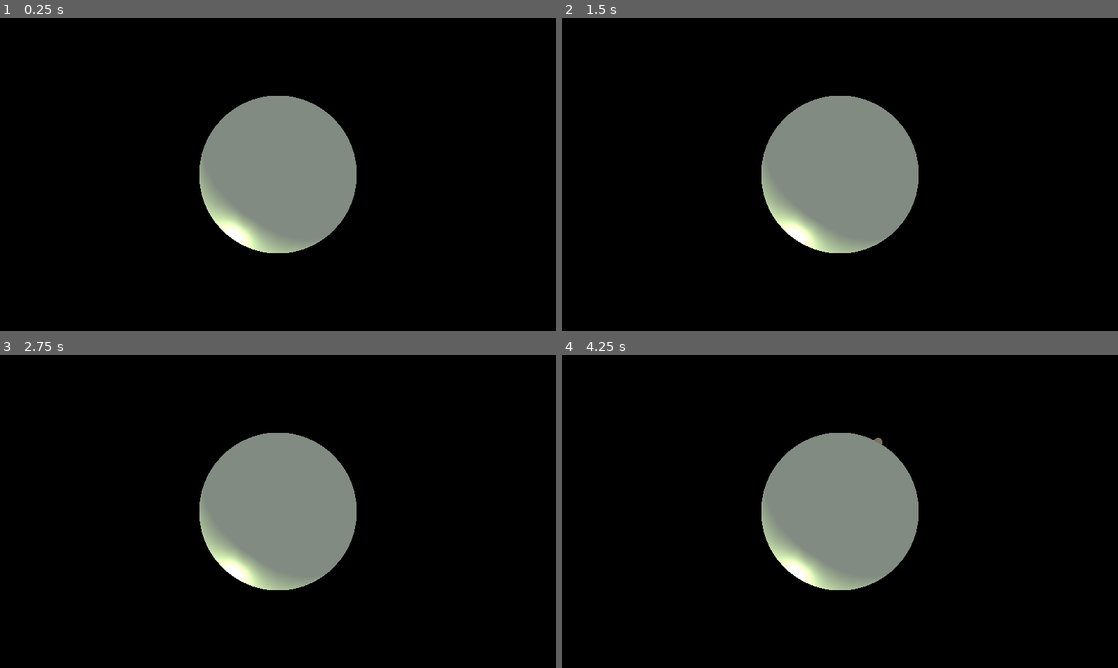
Above: before the commit, frames 1-4 (two rows, left to right).
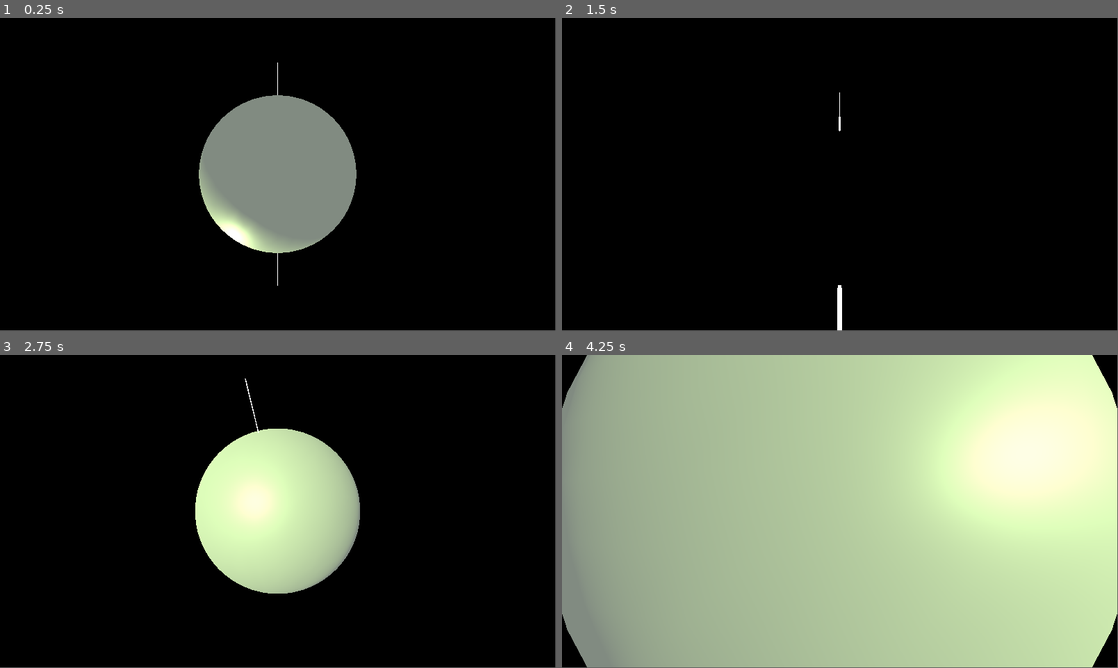
Above: after the commit, the same moments.

Repository: aojg/shizen
Game: Godot game, scene res://Scenes/main.tscn
The game is run twice, just before and just after one commit, with the same random seed, the same clock (stepped at 60 frames per second) and the same inputs. The project has no main scene, so this scene is started directly.
Inputs (mouse positions are in pixels of both pictures, inside the frame that each line leads up to):
- Up to frame 1 (0.25 s): no input
- Up to frame 2 (1.5 s): tap Enter at 0.5 s; move the mouse to (962, 158) at 0.52 s; hold D (move_right) 0.53-1.28 s; hold Q (zoom_in, bound only after the commit) 0.53-1.28 s; click (962, 158) at 0.6 s; move the mouse to (728, 190) at 1.27 s; hold S (move_down) from 1.28 s (still down); tap Q (zoom_in, bound only after the commit) at 1.35 s
- Up to frame 3 (2.75 s): tap E (zoom_out, bound only after the commit) at 1.55 s; move the mouse to (333, 442) at 2.02 s; release S (move_down) at 2.03 s; hold D (move_right) from 2.03 s (still down); hold E (zoom_out, bound only after the commit) from 2.03 s (still down); click (333, 442) at 2.3 s
- Up to frame 4 (4.25 s): move the mouse to (812, 574) at 2.77 s; release D (move_right) at 2.78 s; release E (zoom_out, bound only after the commit) at 2.78 s; hold W (move_up) 2.78-3.53 s; click (812, 574) at 2.85 s; tap Q (zoom_in, bound only after the commit) at 3.05 s; move the mouse to (1006, 558) at 3.52 s; hold A (move_left) from 3.53 s (still down); hold Q (zoom_in, bound only after the commit) from 3.53 s (still down); tap E (zoom_out, bound only after the commit) at 3.8 s
The window is 800x450 before the commit and 799x449 after it. Grey fills any space a smaller window leaves; there, only what the larger window draws over its background counts as a difference.

The runs differ from the first frame. In frame 1, 0.1% of the frame differs, in the area x 35-65%, y 14-86%; in frame 2, 11%; in frame 3, 12%; in frame 4, 98%, in the area x 0-100%, y 0-100%.
Error before the commit: Invalid type in function 'translate' in base 'Spatial (CropController.gd)'. Cannot convert argument 1 from Nil to Vector3. (res://Code/CameraController.gd:23)

Commit message:
Added simple plant growth functionality.

Diff:
--- a/Code/CameraController.gd
+++ b/Code/CameraController.gd
@@ -1,6 +1,7 @@
 extends Camera
 
 const MOVE_SPEED: float = 5.0
+const ZOOM_SPEED: float = 50.0
 var crop: Resource = load("res://Scenes/Crop.tscn")
 
 # Called when the node enters the scene tree for the first time.
@@ -10,18 +11,19 @@
 func get_object_under_mouse():
 	var mouse_pos = get_viewport().get_mouse_position()
 	var ray_from = project_ray_origin(mouse_pos)
-	print(ray_from)
 	var ray_to = ray_from + project_ray_normal(mouse_pos) * 1000.0
 	var space_state = get_world().direct_space_state
 	var selection = space_state.intersect_ray(ray_from, ray_to)
-	print(selection.get("position"))
 	return selection
 
 func _physics_process(delta: float) -> void:
-	if Input.is_action_just_pressed("left_click"):
+	if Input.is_action_just_pressed("left_click") && get_object_under_mouse().get("position") != null:
 		var foo: Spatial = crop.instance()
+		var normal: Vector3 = get_object_under_mouse().get("normal")
+		get_parent().get_parent().add_child(foo)
 		foo.translate(get_object_under_mouse().get("position"))
-		get_parent().get_parent().add_child(foo)
+		var dir: Vector3 = normal.cross(Vector3.RIGHT)
+		foo.look_at(foo.translation + dir * 100, normal)
 
 	if Input.is_action_pressed("move_right"):
 		get_parent().rotate_object_local(Vector3.UP, MOVE_SPEED * delta)
@@ -31,3 +33,7 @@
 		get_parent().rotate_object_local(Vector3.RIGHT, MOVE_SPEED * delta)
 	if Input.is_action_pressed("move_down"):
 		get_parent().rotate_object_local(Vector3.LEFT, MOVE_SPEED * delta)
+	if Input.is_action_pressed("zoom_in"):
+		translate(Vector3.FORWARD * ZOOM_SPEED * delta)
+	if Input.is_action_pressed("zoom_out"):
+		translate(Vector3.BACK * ZOOM_SPEED * delta)
--- /dev/null
+++ b/Code/CropController.gd
@@ -0,0 +1,67 @@
+extends Spatial
+
+var crop: Resource = load("res://Scenes/Crop.tscn")
+
+var crop_timer: float = 0.0
+var stage_times = [0.0, 2.0]
+var stage_meshes = []
+
+var next_stage: int = 1 #Holds the current stage of the crop
+
+#CROP PROPERTIES
+var growth_rate: float = 0.1
+
+func init_stage_meshes() -> void:
+	var mat: SpatialMaterial = SpatialMaterial.new()
+	mat.albedo_color = Color(randf(), randf(), randf())
+	var pm: PrismMesh = PrismMesh.new()
+	var cm: CubeMesh = CubeMesh.new()
+	var sm: SphereMesh = SphereMesh.new()
+	pm.material = mat
+	cm.material = mat
+	sm.material = mat
+	stage_meshes.append(pm)
+	stage_meshes.append(cm)
+	#stage_meshes.append(sm)
+
+func _ready() -> void:
+	growth_rate = rand_range(0.5, 1.0)
+	init_stage_meshes()
+	set_mesh(0)
+
+func set_mesh(index: int) -> void:
+	$MeshInstance.mesh = stage_meshes[index]
+
+#Handles behaviour when a crop is set to die.
+func reproduce(max_angle: float) -> void:
+	var foo: Spatial = crop.instance()
+	get_parent().add_child(foo)
+	foo.rotation = rotation #So basis is same as parent node's.
+	var rand_axis: Vector3 = rand_range(-1, 1) * foo.transform.basis.x + rand_range(-1, 1) * foo.transform.basis.z
+	rand_axis = rand_axis.normalized()
+	var pos: Vector3 = translation.rotated(rand_axis, deg2rad(rand_range(0, max_angle)))
+	foo.translation += pos
+
+	""" var rand_axis: Vector3 = Vector3(rand_range(-1, 1), 0.0, rand_range(-1, 1)).normalized()
+	var pos: Vector3 = Vector3(0, 20, 0).rotated(rand_axis, rand_range(0, 2 * 3.1415))
+	foo.translate(pos)
+	var normal: Vector3 = pos.normalized()
+	var look_dir: Vector3 = normal.cross(Vector3.RIGHT).normalized()
+	foo.look_at(foo.translation + look_dir * 100, normal) """
+	queue_free()
+
+func grow_crop(timer: float, delta: float) -> void:
+	#If there are future stages available
+	if next_stage != stage_times.size():
+		scale += Vector3.ONE * growth_rate * delta
+		if timer >= stage_times[next_stage]:
+			set_mesh(next_stage)
+			next_stage += 1
+	else:
+		reproduce(30)
+
+
+
+func _physics_process(delta: float) -> void:
+	crop_timer += delta
+	grow_crop(crop_timer, delta)
--- a/Code/PlanetController.gd
+++ /dev/null
@@ -1,9 +0,0 @@
-extends StaticBody
-
-# Declare member variables here. Examples:
-# var a: int = 2
-# var b: String = "text"
-
-# Called when the node enters the scene tree for the first time.
-func _ready() -> void:
-	pass # Replace with function body.
--- /dev/null
+++ b/Code/WorldController.gd
@@ -0,0 +1,10 @@
+extends Spatial
+
+var temperature: float = 15.0
+
+func _ready() -> void:
+	pass # Replace with function body.
+
+# Called every frame. 'delta' is the elapsed time since the previous frame.
+#func _process(delta: float) -> void:
+#	pass
--- a/Scenes/Crop.tscn
+++ b/Scenes/Crop.tscn
@@ -1,11 +1,8 @@
-[gd_scene load_steps=4 format=2]
+[gd_scene load_steps=3 format=2]
 
-[ext_resource path="res://Scenes/CropController.gd" type="Script" id=1]
+[ext_resource path="res://Code/CropController.gd" type="Script" id=1]
 
-[sub_resource type="SpatialMaterial" id=1]
-
-[sub_resource type="SphereMesh" id=2]
-material = SubResource( 1 )
+[sub_resource type="PrismMesh" id=1]
 
 [node name="Crop" type="Spatial"]
 script = ExtResource( 1 )
@@ -13,5 +10,6 @@
 [node name="RigidBody" type="RigidBody" parent="."]
 
 [node name="MeshInstance" type="MeshInstance" parent="."]
-mesh = SubResource( 2 )
+transform = Transform( 1, 0, 0, 0, 1, 0, 0, 0, 1, 0, 0.5, 0 )
+mesh = SubResource( 1 )
 material/0 = null
--- a/Scenes/CropController.gd
+++ /dev/null
@@ -1,24 +0,0 @@
-extends Spatial
-
-const GROWTH_SPEED: float = 50.0
-
-var crop_timer: float = 0.0
-var stage_times = [5.0, 10.0, 20.0]
-var stage_meshes = []
-
-func _ready() -> void:
-	var mat: SpatialMaterial = SpatialMaterial.new()
-	mat.albedo_color = Color(randf(), randf(), randf())
-	var cm: CubeMesh = CubeMesh.new()
-	cm.material = mat
-	stage_meshes.append(cm)
-
-	$MeshInstance.set_surface_material(0, mat)
-
-func set_mesh(crop_time: float) -> void:
-	if crop_time >= stage_times[0]:
-		$MeshInstance.mesh = stage_meshes[0]
-
-func _physics_process(delta: float) -> void:
-	crop_timer += delta
-	set_mesh(crop_timer)
--- /dev/null
+++ b/Scenes/Pole.gd
@@ -0,0 +1,13 @@
+extends MeshInstance
+
+# Declare member variables here. Examples:
+# var a: int = 2
+# var b: String = "text"
+
+# Called when the node enters the scene tree for the first time.
+func _ready() -> void:
+	rotate_object_local(Vector3.RIGHT, 30)
+
+# Called every frame. 'delta' is the elapsed time since the previous frame.
+#func _process(delta: float) -> void:
+#	pass
--- a/Scenes/main.tscn
+++ b/Scenes/main.tscn
@@ -1,23 +1,39 @@
-[gd_scene load_steps=7 format=2]
+[gd_scene load_steps=9 format=2]
 
-[ext_resource path="res://Code/PlanetController.gd" type="Script" id=1]
+[ext_resource path="res://Code/WorldController.gd" type="Script" id=1]
 [ext_resource path="res://Code/CameraController.gd" type="Script" id=2]
 
-[sub_resource type="SpatialMaterial" id=7]
+[sub_resource type="GDScript" id=1]
+script/source = "extends StaticBody
+
+# Declare member variables here. Examples:
+# var a: int = 2
+# var b: String = \"text\"
+
+# Called when the node enters the scene tree for the first time.
+func _ready() -> void:
+	pass # Replace with function body.
+
+"
+
+[sub_resource type="SpatialMaterial" id=2]
 albedo_color = Color( 0.627451, 0.67451, 0.627451, 1 )
 metallic = 0.37
 roughness = 0.54
 
-[sub_resource type="SphereMesh" id=5]
-material = SubResource( 7 )
+[sub_resource type="SphereMesh" id=3]
+material = SubResource( 2 )
 
-[sub_resource type="SphereShape" id=6]
+[sub_resource type="SphereShape" id=4]
 
-[sub_resource type="Environment" id=4]
+[sub_resource type="Environment" id=5]
 background_mode = 1
 ambient_light_color = Color( 1, 1, 1, 1 )
 
+[sub_resource type="CylinderMesh" id=6]
+
 [node name="Spatial" type="Spatial"]
+script = ExtResource( 1 )
 
 [node name="DirectionalLight" type="DirectionalLight" parent="."]
 transform = Transform( 0.853553, -0.146447, 0.5, 0.5, 0.5, -0.707107, -0.146447, 0.853553, 0.5, 0, 0, 0 )
@@ -26,17 +42,27 @@
 
 [node name="StaticBody" type="StaticBody" parent="."]
 transform = Transform( 20, 0, 0, 0, 20, 0, 0, 0, 20, 0, 0, 0 )
-script = ExtResource( 1 )
+script = SubResource( 1 )
 
 [node name="MeshInstance" type="MeshInstance" parent="StaticBody"]
-mesh = SubResource( 5 )
+mesh = SubResource( 3 )
 material/0 = null
 
 [node name="CollisionShape" type="CollisionShape" parent="StaticBody"]
-shape = SubResource( 6 )
+shape = SubResource( 4 )
 
-[node name="Camera" type="Camera" parent="."]
-transform = Transform( -1, 0, 8.74228e-08, 0, 1, 0, -8.74228e-08, 0, -1, 0, 0, -60 )
-environment = SubResource( 4 )
+[node name="Camera" type="Camera" parent="StaticBody"]
+transform = Transform( -0.05, 0, 4.37114e-09, 0, 0.05, 0, -4.37114e-09, 0, -0.05, 0, 0, -3 )
+environment = SubResource( 5 )
 far = 1000.0
 script = ExtResource( 2 )
+
+[node name="North Pole" type="MeshInstance" parent="."]
+transform = Transform( 0.1, 0, 0, 0, 10, 0, 0, 0, 0.1, 0, 20, 0 )
+mesh = SubResource( 6 )
+material/0 = null
+
+[node name="South Pole" type="MeshInstance" parent="."]
+transform = Transform( 0.1, 0, 0, 0, 10, 0, 0, 0, 0.1, 0, -20, 0 )
+mesh = SubResource( 6 )
+material/0 = null
--- a/project.godot
+++ b/project.godot
@@ -20,8 +20,8 @@
 
 [display]
 
-window/size/width=1280
-window/size/height=720
+window/size/width=1920
+window/size/height=1080
 
 [input]
 
@@ -50,6 +50,16 @@
 "events": [ Object(InputEventMouseButton,"resource_local_to_scene":false,"resource_name":"","device":0,"alt":false,"shi …(212 unchanged characters)…
  ]
 }
+zoom_in={
+"deadzone": 0.5,
+"events": [ Object(InputEventKey,"resource_local_to_scene":false,"resource_name":"","device":0,"alt":false,"shift":false,"control":false,"meta":false,"command":false,"pressed":false,"scancode":81,"unicode":0,"echo":false,"script":null)
+ ]
+}
+zoom_out={
+"deadzone": 0.5,
+"events": [ Object(InputEventKey,"resource_local_to_scene":false,"resource_name":"","device":0,"alt":false,"shift":false,"control":false,"meta":false,"command":false,"pressed":false,"scancode":69,"unicode":0,"echo":false,"script":null)
+ ]
+}
 
 [rendering]
 
